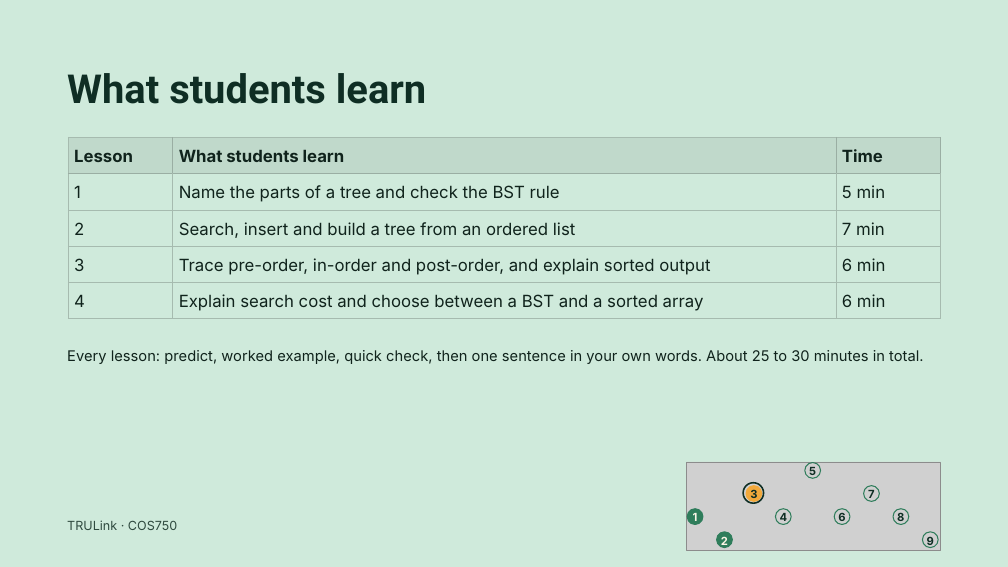
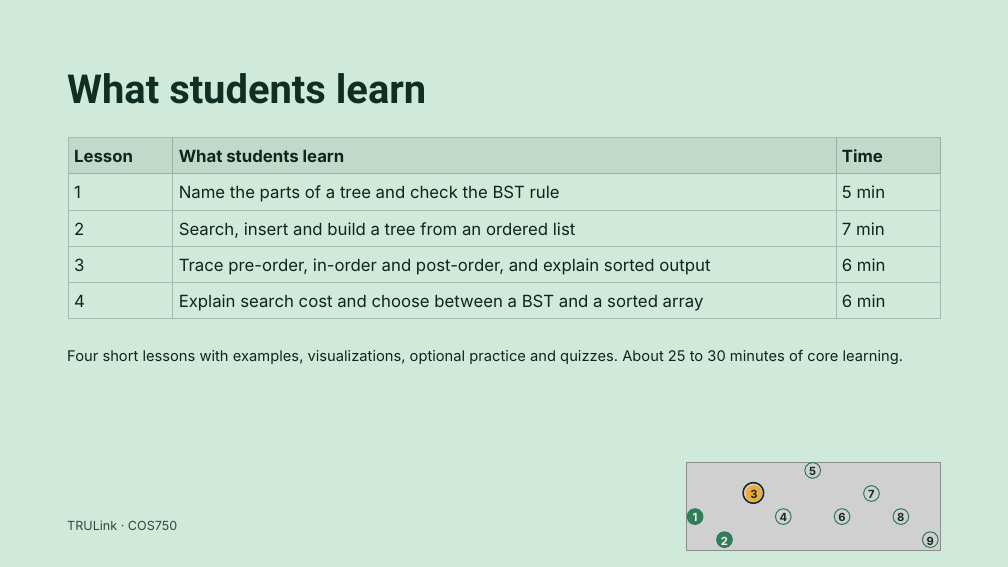
Before and after one commit to kvnxmars/cos212-bst-tutor, a slide deck: slide 3 of docs/presentation/Binary Search Trees – COS212 App Presentation.pptx. Drawn at 1008x567 pixels with LibreOffice and Linux fonts; fonts in the diff are those of the drawing; grey boxes stand for pictures. Boxes give left, top, right and bottom in pixels: in the first picture for what was removed or moved away, otherwise in the second. Text is boxed around its words. In the diff, an @@ line names an element or a change of style, - is before the commit and + after.

```diff
--- a/docs/presentation/Binary Search Trees – COS212 App Presentation.pptx
+++ b/docs/presentation/Binary Search Trees – COS212 App Presentation.pptx
@@ text at <box>67,350,904,364</box>: text changed @@
-Every lesson: predict, worked example, quick check, then one sentence in your own words. About 25 to 30 minutes in total.
+Four short lessons with examples, visualizations, optional practice and quizzes. About 25 to 30 minutes of core learning.
```
Also in this commit, not shown: 4 other slides changed.
